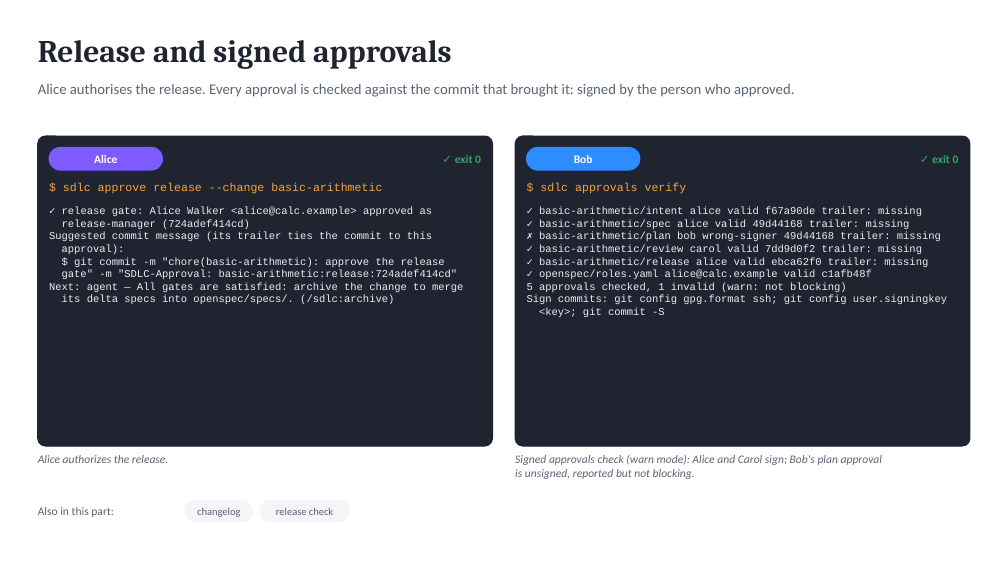
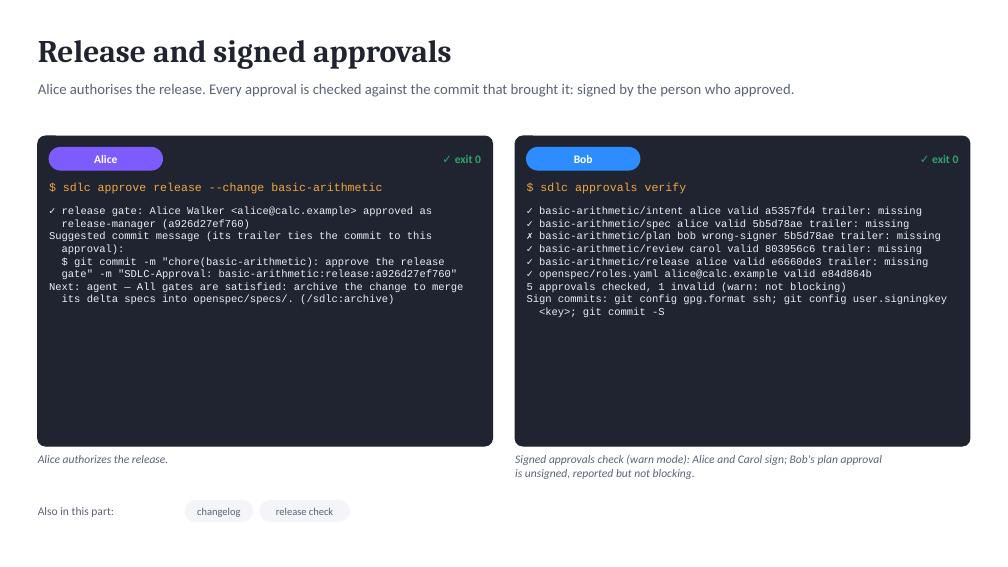
Before and after one commit to marin-ai-tech/sdlc, a slide deck: slide 13 of docs/demo/sdlc-calculator-demo.en.pptx. Drawn at 1008x567 pixels with LibreOffice and Linux fonts; fonts in the diff are those of the drawing. Boxes give left, top, right and bottom in pixels: in the first picture for what was removed or moved away, otherwise in the second. Text is boxed around its words. In the diff, an @@ line names an element or a change of style, - is before the commit and + after.

```diff
--- a/docs/demo/sdlc-calculator-demo.en.pptx
+++ b/docs/demo/sdlc-calculator-demo.en.pptx
@@ text at [539, 207, 941, 279]: text changed @@
-✓ basic-arithmetic/intent alice valid f67a90de trailer: missing
-✓ basic-arithmetic/spec alice valid 49d44168 trailer: missing
-✗ basic-arithmetic/plan bob wrong-signer 49d44168 trailer: missing
-✓ basic-arithmetic/review carol valid 7dd9d0f2 trailer: missing
-✓ basic-arithmetic/release alice valid ebca62f0 trailer: missing
-✓ openspec/roles.yaml alice@calc.example valid c1afb48f
+✓ basic-arithmetic/intent alice valid a5357fd4 trailer: missing
+✓ basic-arithmetic/spec alice valid 5b5d78ae trailer: missing
+✗ basic-arithmetic/plan bob wrong-signer 5b5d78ae trailer: missing
+✓ basic-arithmetic/review carol valid 803956c6 trailer: missing
+✓ basic-arithmetic/release alice valid e6660de3 trailer: missing
+✓ openspec/roles.yaml alice@calc.example valid e84d864b
@@ text at [62, 220, 250, 229]: text changed @@
-release-manager (724adef414cd)
+release-manager (a926d27ef760)
@@ text at [62, 270, 458, 279]: text changed @@
-gate" -m "SDLC-Approval: basic-arithmetic:release:724adef414cd"
+gate" -m "SDLC-Approval: basic-arithmetic:release:a926d27ef760"
```
Also in this commit, not shown: 5 other slides changed, 59 other files.
